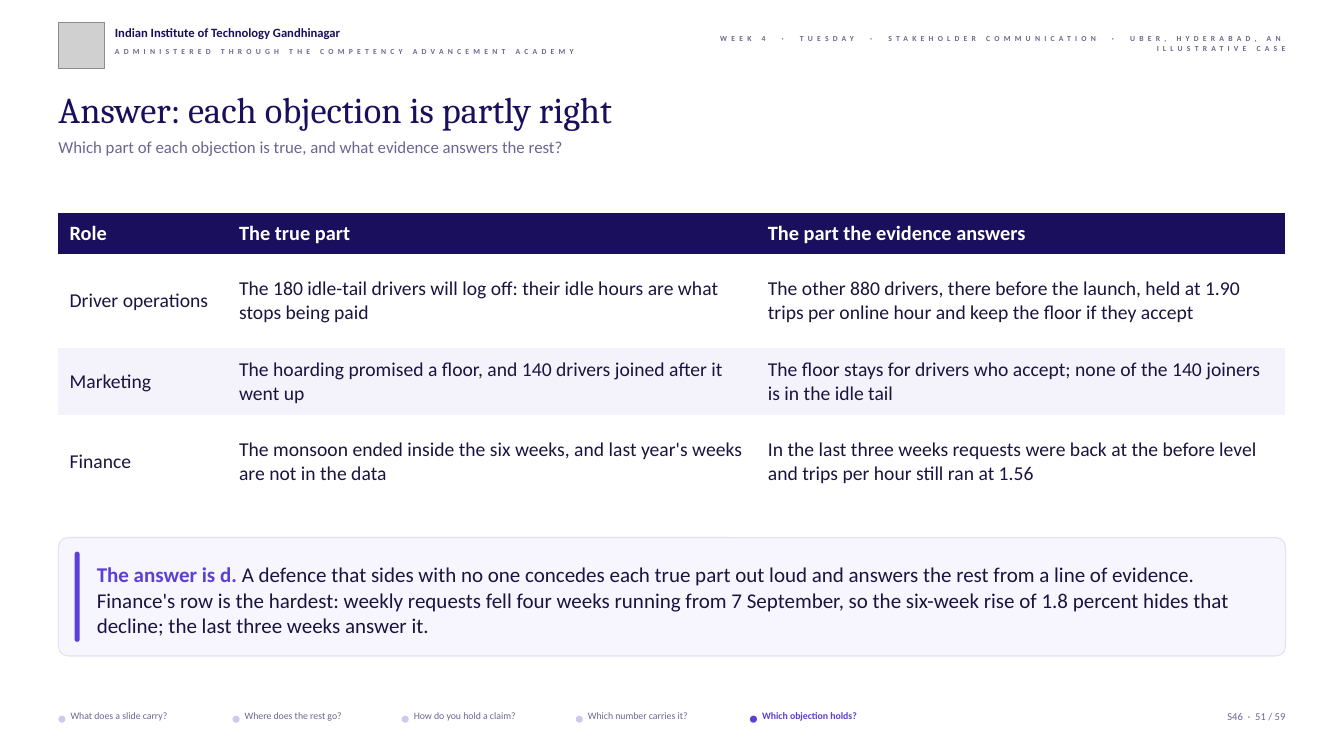
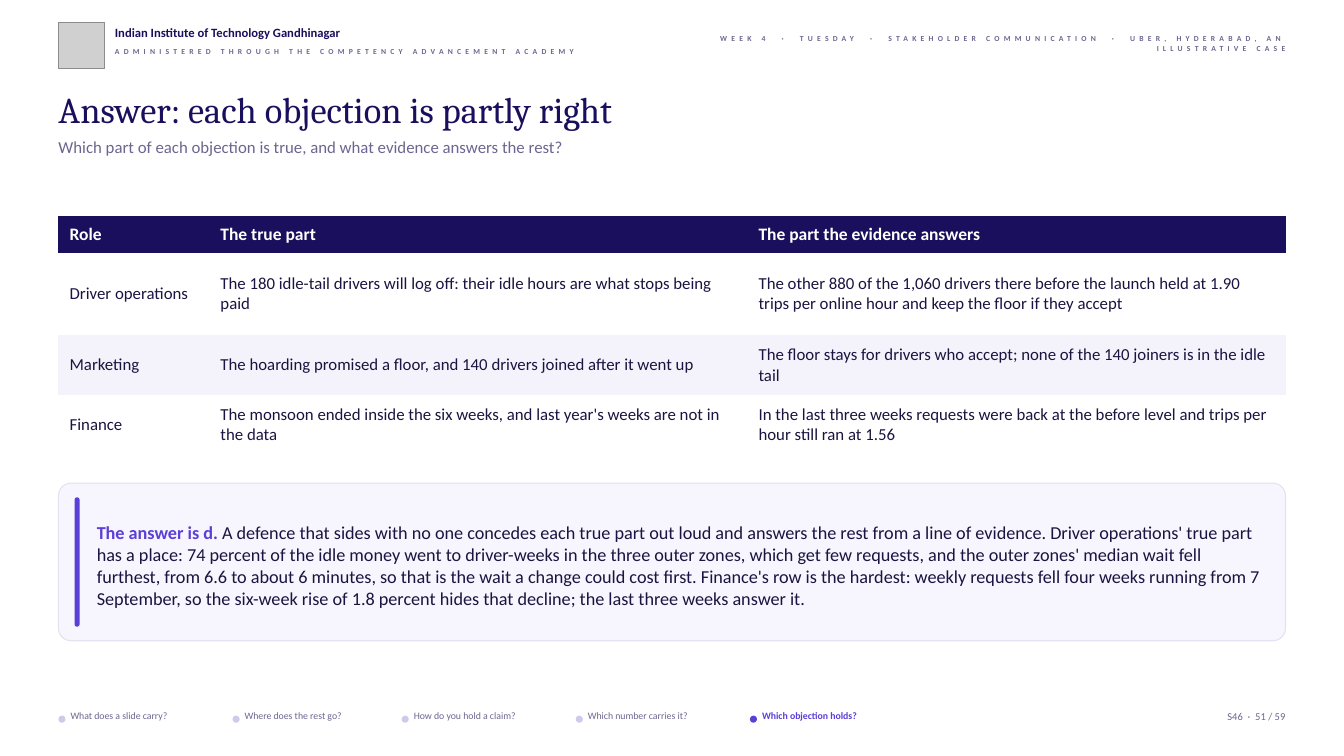
Before and after one commit to fde-academy-lab/c2-content-factory, a slide deck: slide 51 of content/W04/D2/slides/C2_W04_D02_half1_STUDENT.pptx. Drawn at 1344x756 pixels with LibreOffice and Linux fonts; fonts in the diff are those of the drawing; grey boxes stand for pictures; background and template pictures are left out. Boxes give left, top, right and bottom in pixels: in the first picture for what was removed or moved away, otherwise in the second. Text is boxed around its words. In the diff, an @@ line names an element or a change of style, - is before the commit and + after.

```diff
--- a/content/W04/D2/slides/C2_W04_D02_half1_STUDENT.pptx
+++ b/content/W04/D2/slides/C2_W04_D02_half1_STUDENT.pptx
@@ table at (58,216,1287,455) @@
-row 2, column 3: The other 880 drivers, there before the launch, held at 1.90 trips per online hour and keep the floor if they accept
+row 2, column 3: The other 880 of the 1,060 drivers there before the launch held at 1.90 trips per online hour and keep the floor if they accept
@@ size 14.5 to 12.5 pt in "Role", "The true part", "The part the evidence answers" @@
@@ size 14 to 12 pt in "Driver operations", "The 180 idle-tail drivers will log off: ...", "Marketing", "The hoarding promised a floor, and 140 ..." and 4 more places @@
@@ rounded rectangle: place and size @@
-rounded rectangle at (58,537,1286,656)
+rounded rectangle at (58,483,1286,640)
@@ rounded rectangle: place and size @@
-rounded rectangle at (75,552,80,642)
+rounded rectangle at (75,497,80,626)
@@ text at (97,526,1259,608): text changed; size 15 to 13 pt @@
-The answer is d. A defence that sides with no one concedes each true part out loud and answers the rest from a line of evidence. Finance's row is the hardest: weekly requests fell four weeks running from 7 September, so the six-week rise of 1.8 percent hides that decline; the last three weeks answer it.
+The answer is d. A defence that sides with no one concedes each true part out loud and answers the rest from a line of evidence. Driver operations' true part has a place: 74 percent of the idle money went to driver-weeks in the three outer zones, which get few requests, and the outer zones' median wait fell furthest, from 6.6 to about 6 minutes, so that is the wait a change could cost first. Finance's row is the hardest: weekly requests fell four weeks running from 7 September, so the six-week rise of 1.8 percent hides that decline; the last three weeks answer it.
```
Also in this commit, not shown: 18 other slides changed, 3 other files.
